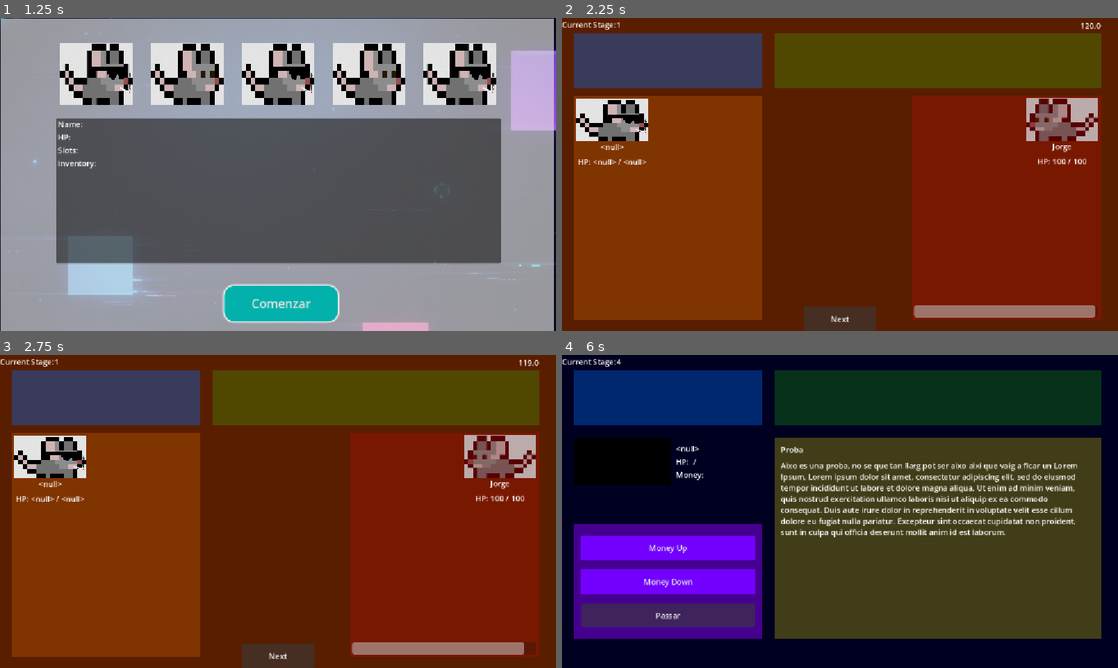
Above: before the commit, frames 1-4 (two rows, left to right).
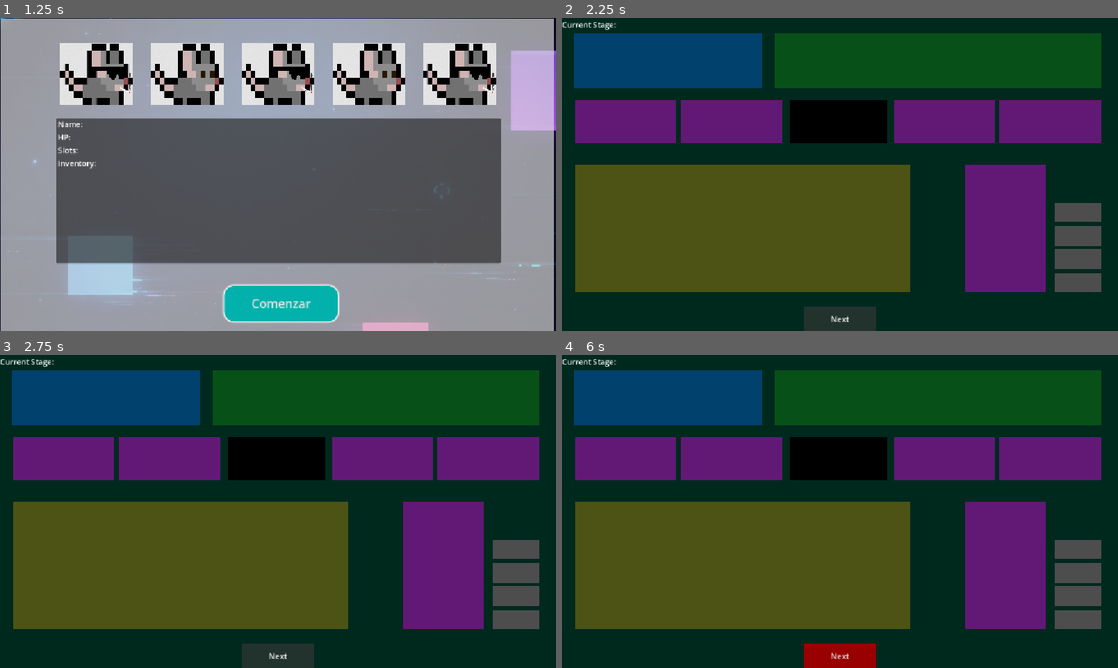
Above: after the commit, the same moments.

Repository: Anderson-Jimenez/-fork
Game: Godot game, scene res://scenes/menu.tscn
Same seed, same stepped clock (60 frames per second), same inputs: the game is played once before the commit and once after it.
Inputs (mouse positions are in pixels of both pictures, inside the frame that each line leads up to):
- Up to frame 1 (1.25 s): click "INICIAR SISTEMA" at 0.5 s
- Up to frame 2 (2.25 s): click "Comenzar" at 1.25 s; click "Next" at 2 s
- Up to frame 3 (2.75 s): no input
- Up to frame 4 (6 s): click "Next" at 2.75 s; click (667, 549) at 3.5 s, where only the run before the commit has a clickable "Nothing"; click (667, 549) at 4.25 s, where only the run before the commit has a clickable "Heal amb ea"; click (667, 580) at 5 s, where only the run before the commit has a clickable "Ouch"; click (667, 614) at 5.75 s, where only the run before the commit has a clickable "Coniuar"

Frame 1 is identical in both runs. In frame 2, 100% of the frame differs, in the area x 0-100%, y 0-100%; in frame 3, 100%; in frame 4, 91%.
Error before the commit: Invalid access to property or key 'NAME' on a base object of type 'Dictionary'. (res://autoloads/characterStats.gd:12)
Error after the commit: Invalid access to property or key 'NAME' on a base object of type 'Dictionary'. (res://autoloads/characterStats.gd:13)

Commit message:
hay errores con cosa rara, let me cook

Diff:
--- a/autoloads/characterStats.gd
+++ b/autoloads/characterStats.gd
@@ -7,6 +7,7 @@
 var money=50
 var inv;
 var sprite;
+var cards = [];
 
 func setCharacter(char):
 	nameChar=char["NAME"]
@@ -15,6 +16,7 @@
 	slots=int(char["SLOTS"])
 	inv=int(char["INV"])
 	sprite=char["SPRITE"]
+	cards = char["CARDS"]
 
 func emptyCharacterStats():
 	nameChar;
@@ -24,3 +26,16 @@
 	money=50;
 	inv;
 	sprite;
+	cards = [];
+
+func getCharacter():
+	return {
+		"NAME": nameChar,
+		"HP": hp,
+		"MAX_HP": maxHp,
+		"SLOTS": slots,
+		"MONEY": money,
+		"INV": inv,
+		"SPRITE": sprite,
+		"CARDS": cards
+	}
--- /dev/null
+++ b/scenes/cardScene.tscn
@@ -0,0 +1,60 @@
+[gd_scene format=3 uid="uid://bh44wfonkgfip"]
+
+[sub_resource type="StyleBoxFlat" id="StyleBoxFlat_cwxuc"]
+bg_color = Color(4.6205523e-06, 0.65930873, 0.84840727, 1)
+corner_radius_top_left = 4
+corner_radius_top_right = 4
+corner_radius_bottom_right = 4
+corner_radius_bottom_left = 4
+
+[node name="Panel" type="Panel" unique_id=1537576690]
+anchors_preset = -1
+anchor_left = 0.39100003
+anchor_top = 0.256
+anchor_right = 0.573
+anchor_bottom = 0.731
+offset_left = 0.56796265
+offset_top = 0.11199951
+offset_right = -0.0960083
+offset_bottom = 0.3119812
+theme_override_styles/panel = SubResource("StyleBoxFlat_cwxuc")
+
+[node name="CardName" type="Label" parent="." unique_id=1845754392]
+layout_mode = 1
+anchors_preset = -1
+anchor_left = 0.467
+anchor_top = 0.209
+anchor_right = 0.467
+anchor_bottom = 0.209
+offset_left = -28.603004
+offset_top = -11.372002
+offset_right = 28.396996
+offset_bottom = 11.627998
+grow_horizontal = 2
+text = "CName"
+
+[node name="CardType" type="Label" parent="." unique_id=680851524]
+layout_mode = 1
+anchors_preset = -1
+anchor_left = 0.124000005
+anchor_top = 0.086
+anchor_right = 0.124000005
+anchor_bottom = 0.086
+offset_left = -19.916
+offset_top = -11.488001
+offset_right = 20.084
+offset_bottom = 11.511999
+text = "cType"
+
+[node name="CardDesc" type="Label" parent="." unique_id=166444349]
+layout_mode = 1
+anchors_preset = -1
+anchor_left = 0.5
+anchor_top = 0.65400004
+anchor_right = 0.5
+anchor_bottom = 0.65400004
+offset_left = -71.5
+offset_top = -52.432007
+offset_right = 78.5
+offset_bottom = 52.567993
+text = "C description"
--- a/scenes/inventory.tscn
+++ /dev/null
@@ -1,35 +0,0 @@
-[gd_scene format=3 uid="uid://bbvd6t5ad7qw1"]
-
-[ext_resource type="Script" uid="uid://dl641qy08gqr6" path="res://scripts/home.gd" id="1_qw0r6"]
-[ext_resource type="Texture2D" uid="uid://b3admlsnssgvu" path="res://images/mainScreen.png" id="2_hj2ta"]
-
-[sub_resource type="Theme" id="Theme_hj2ta"]
-
-[node name="PlayScreen" type="Control" unique_id=748475291]
-custom_minimum_size = Vector2(1152, 648)
-layout_mode = 3
-anchors_preset = 15
-anchor_right = 1.0
-anchor_bottom = 1.0
-grow_horizontal = 2
-grow_vertical = 2
-script = ExtResource("1_qw0r6")
-
-[node name="TextureRect2" type="TextureRect" parent="." unique_id=1903203460]
-layout_mode = 1
-anchors_preset = 15
-anchor_right = 1.0
-anchor_bottom = 1.0
-grow_horizontal = 2
-grow_vertical = 2
-texture = ExtResource("2_hj2ta")
-expand_mode = 2
-
-[node name="TextureRect" type="TextureRect" parent="TextureRect2" unique_id=1051009026]
-layout_mode = 0
-offset_left = 441.0
-offset_top = 171.0
-offset_right = 646.0
-offset_bottom = 259.0
-theme = SubResource("Theme_hj2ta")
-expand_mode = 2
--- a/scripts/characterSelection.gd
+++ b/scripts/characterSelection.gd
@@ -15,7 +15,12 @@
 		"HP": "100",
 		"SLOTS": "3",
 		"INV": "8",
-		"SPRITE": "res://images/test.png"
+		"SPRITE": "res://images/test.png",
+		"CARDS": [
+			{"NAME": "Golpe fuerte", "TYPE": "ataque", "DESC": "Pega muy fuerte"},
+			{"NAME": "Escudo", "TYPE": "defensa", "DESC": "Bloquea daño"},
+			{"NAME": "Curar", "TYPE": "destructive", "DESC": "quita vida al enemigo y baja un porcentaje de la tuya"},
+		]
 	},
 
 	"char2": {
@@ -23,7 +28,12 @@
 		"HP": "200",
 		"SLOTS": "2",
 		"INV": "6",
-		"SPRITE": "res://images/template.png"
+		"SPRITE": "res://images/template.png",
+		"CARDS": [
+			{"NAME": "Golpe fuerte", "TYPE": "ataque", "DESC": "Pega muy fuerte"},
+			{"NAME": "Escudo", "TYPE": "defensa", "DESC": "Bloquea daño"},
+			{"NAME": "Curar", "TYPE": "magia", "DESC": "Recupera vida"},
+		]
 	},
 
 	"char3": {
@@ -31,7 +41,12 @@
 		"HP": "50",
 		"SLOTS": "4",
 		"INV": "4",
-		"SPRITE": "res://images/test.png"
+		"SPRITE": "res://images/test.png",
+		"CARDS": [
+			{"NAME": "Golpe fuerte", "TYPE": "ataque", "DESC": "Pega muy fuerte"},
+			{"NAME": "Escudo", "TYPE": "defensa", "DESC": "Bloquea daño"},
+			{"NAME": "Curar", "TYPE": "magia", "DESC": "Recupera vida"},
+		]
 	},
 
 	"char4": {
@@ -39,7 +54,12 @@
 		"HP": "10",
 		"SLOTS": "4",
 		"INV": "10",
-		"SPRITE": "res://images/template.png"
+		"SPRITE": "res://images/template.png",
+		"CARDS": [
+			{"NAME": "Golpe fuerte", "TYPE": "ataque", "DESC": "Pega muy fuerte"},
+			{"NAME": "Escudo", "TYPE": "defensa", "DESC": "Bloquea daño"},
+			{"NAME": "Curar", "TYPE": "magia", "DESC": "Recupera vida"},
+		]
 	},
 
 	"char5": {
@@ -47,7 +67,12 @@
 		"HP": "150",
 		"SLOTS": "3",
 		"INV": "0",
-		"SPRITE": "res://images/test.png"
+		"SPRITE": "res://images/test.png",
+		"CARDS": [
+			{"NAME": "Golpe fuerte", "TYPE": "ataque", "DESC": "Pega muy fuerte"},
+			{"NAME": "Escudo", "TYPE": "defensa", "DESC": "Bloquea daño"},
+			{"NAME": "Curar", "TYPE": "magia", "DESC": "Recupera vida"},
+		]
 	}
 }
 
@@ -61,7 +86,6 @@
 	CharInv.text = selectedCharacter["INV"]
 
 	Portrait.texture = load(selectedCharacter["SPRITE"])
-
 
 func _on_start_game_pressed() -> void:
 	CharacterStats.setCharacter(selectedCharacter)
--- a/scripts/inventary.gd
+++ b/scripts/inventary.gd
@@ -1,18 +1,13 @@
 extends Node
 
-#https://www.youtube.com/watch?v=STyN8fVI1Ew Video que explica cosas d'inventari, el canal te dos videos o tres en el qual explica
-@onready var CurrentStage = $ColorRect/Stage
+@onready var CardContainer = $ScrollContainer/VBoxContainer
+var card_scene = preload("res://scenes/cardScene.tscn")
 
-# Called when the node enters the scene tree for the first time.
-func _ready() -> void:
-	CurrentStage.text=str(GameManager.currentStage)
-	GameManager.routeGenerator()
-
-
-# Called every frame. 'delta' is the elapsed time since the previous frame.
-func _process(delta: float) -> void:
-	pass
-
-
-func _on_button_button_up() -> void:
-	GameManager.nextStage()
+func _ready():
+	var character = CharacterStats.getCharacter()
+	for card in character["CARDS"]:
+		var card_node = card_scene.instantiate()
+		card_node.get_node("CardName").text = card["NAME"]
+		card_node.get_node("CardType").text = card["TYPE"]
+		card_node.get_node("CardDesc").text = card["DESC"]
+		CardContainer.add_child(card_node)
